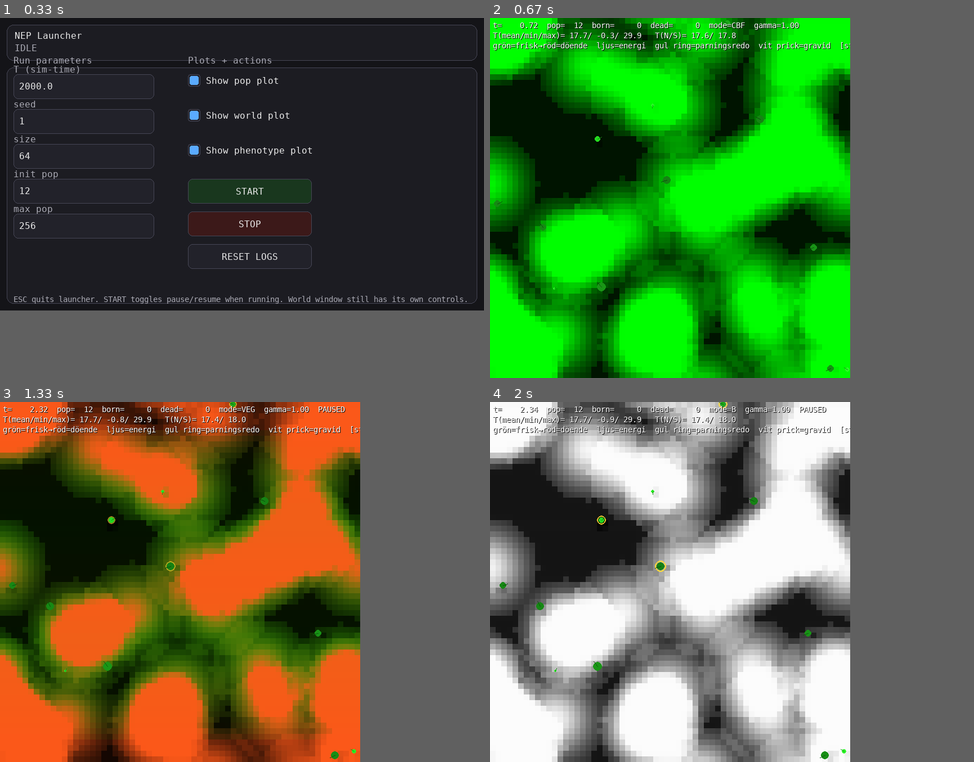
Above: before the commit, frames 1-4 (two rows, left to right).
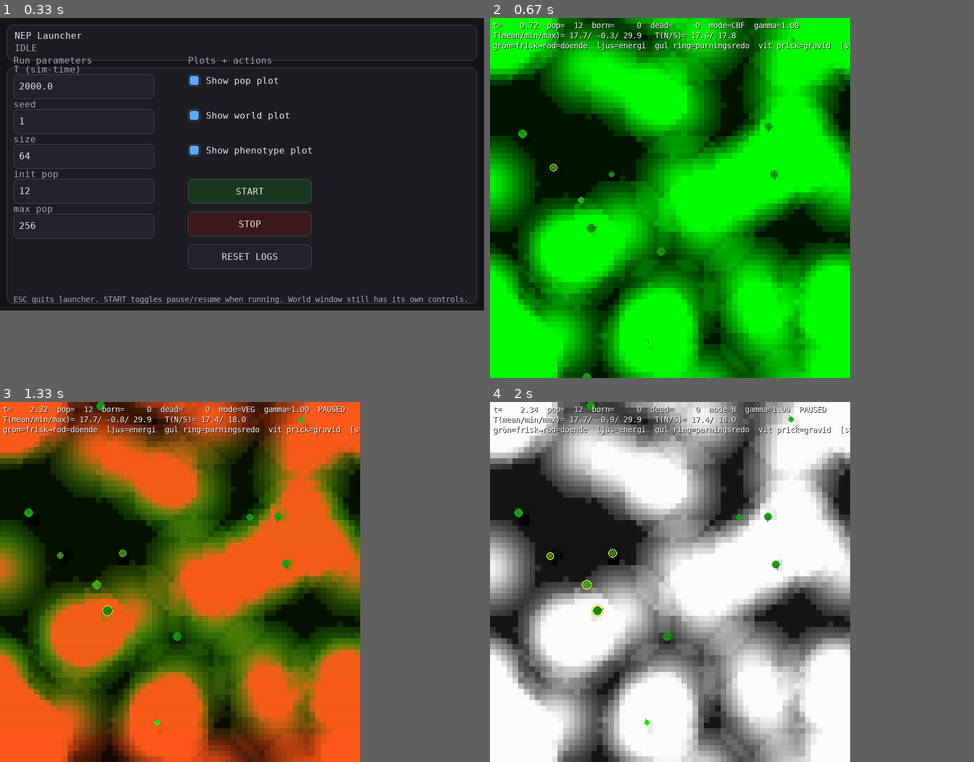
Above: after the commit, the same moments.

Repository: JoakimStorck/nep-process
Game: pygame game, started from nep_gui_launcher.py
Two runs of this game, one before a commit and one after it. Both use one fixed random seed, a clock stepped at 60 frames per second and the inputs below.
Inputs:
- Up to frame 1 (0.33 s): no input
- Up to frame 2 (0.67 s): click "START" at 0.38 s
- Up to frame 3 (1.33 s): tap 5 at 0.67 s; tap Space at 1 s
- Up to frame 4 (2 s): hold Esc 1.33-1.8 s; tap Space at 1.4, 1.7 s; tap 2 at 1.83 s

Frame 1 is identical in both runs. In frame 2, 0.5% of the frame differs, in the area x 0-75%, y 0-100%; in frame 3, 1.0%, in the area x 1-74%, y 0-100%; in frame 4, 0.9%.

Commit message:
Elliptical sensing.

Diff:
--- a/agent.py
+++ b/agent.py
@@ -637,7 +637,18 @@
         m_bio = max(0.0, float(food_bio_kg))
         m_car = max(0.0, float(food_carcass_kg))
 
-        E_in = m_bio * _E_bio + m_car * _E_carcass
+        # Kostpreferens (diet-trait): 0=herbivore, 1=scavenger.
+        # herb_eff och scav_eff är negativt korrelerade — generalisten (0.5)
+        # är sämre på båda än en specialist.
+        # herb_eff(d) = (1-d)^0.7,  scav_eff(d) = d^0.7
+        # Vid d=0: herb=1.00, scav=0.00
+        # Vid d=0.5: herb=0.62, scav=0.62  (generalisten förlorar ~38%)
+        # Vid d=1: herb=0.00, scav=1.00
+        _diet     = float(getattr(pheno, "diet", 0.5))
+        herb_eff  = (1.0 - _diet) ** 0.7
+        scav_eff  = _diet ** 0.7
+
+        E_in = m_bio * _E_bio * herb_eff + m_car * _E_carcass * scav_eff
 
         Et0 = float(self.E_total())
         Ecap0 = _E_cap_per_M * max(1e-9, float(self.M))
--- a/phenotype.py
+++ b/phenotype.py
@@ -48,6 +48,9 @@
     # Genetiskt tillväxtprogram
     M_target: float
 
+    # Kostpreferens: 0=herbivore, 0.5=generalist, 1=scavenger
+    diet: float
+
     # Placeholders / later
     risk_aversion: float
     sociability: float
@@ -83,6 +86,7 @@
 _T_CHILD_M         = 18
 _T_M_REPRO_MIN     = 19
 _T_M_TARGET        = 20   # genetiskt bestämd vuxenmassa
+_T_DIET            = 21   # 0=ren herbivore, 1=ren scavenger
 
 @dataclass(frozen=True)
 class PhenoRanges:
@@ -143,6 +147,10 @@
     M_target_min: float = 0.10
     M_target_max: float = 2.00
 
+    # Kostpreferens — brett intervall för maximal nischuppdelning
+    diet_min: float = 0.0
+    diet_max: float = 1.0
+
     M_repro_min_min: float = 0.15   # var 0.20 — lite lägre för att hinna reproducera
     M_repro_min_max: float = 0.45   # var 0.45
 
@@ -175,6 +183,7 @@
 
     u_mrepro   = _sigmoid(_get_trait(traits, _T_M_REPRO_MIN))
     u_Mtarget  = _sigmoid(_get_trait(traits, _T_M_TARGET))
+    u_diet     = _sigmoid(_get_trait(traits, _T_DIET))
 
     return Phenotype(
         A_mature=float(_lerp(R.A_mature_min, R.A_mature_max, u_mature)),
@@ -203,6 +212,7 @@
         mobility=float(u_mob),
         cold_aversion=float(_lerp(R.cold_aversion_min, R.cold_aversion_max, u_cold)),
         sense_strength=float(u_sense),
+        diet=float(_lerp(R.diet_min, R.diet_max, u_diet)),
     )
 
 
@@ -214,6 +224,7 @@
         "repro_cost": float(p.repro_cost),
         "M_repro_min": float(p.M_repro_min),
         "M_target": float(p.M_target),
+        "diet": float(p.diet),
         "E_rep_min": float(p.E_rep_min),
 
         "metabolism_scale": float(p.metabolism_scale),
--- a/population.py
+++ b/population.py
@@ -58,7 +58,7 @@
     init_pop: int = 12
     max_pop: int = 500   # höjt — naturlig matbrist sätter taket nu, inte detta
 
-    n_traits: int = 21   # M_TARGET (index 20) tillagt
+    n_traits: int = 22   # DIET (index 21) tillagt
 
     spawn_jitter_r: float = 1.5
 
--- a/viewer_pygame.py
+++ b/viewer_pygame.py
@@ -315,18 +315,14 @@
     def _draw_rays(self, pop) -> None:
         """
         Visualiserar sensing-strålarna för varje levande agent.
-        Strålarna ritas som linjer från agenten ut till ray_len-avståndet.
-        Intensitet och färg kodas efter signalstyrka:
-          - Grön kanal: mat (B-fält)
-          - Cyan kanal: kadaver (C-fält)
-          - Svag grå: stråle utan signal (visar skanningsgeometrin)
+        Strållängden per stråle reflekterar ellipsmodellen via sensors._ray_m.
+        Grönt = mat (B), cyan = kadaver (C), svag grå = ingen signal.
         """
         pygame = self.pg
         s     = int(pop.world.WP.size)
         scale = int(self.cfg.scale)
-
-        # Ray-ytan ritas med alpha-blending på en separat yta
-        W_px = s * scale
+        W_px  = s * scale
+
         ray_surf = pygame.Surface((W_px, W_px), pygame.SRCALPHA)
 
         for a in pop.agents:
@@ -337,40 +333,38 @@
             if sensors is None:
                 continue
 
-            n   = int(getattr(sensors, "_n", 0))
-            m   = int(getattr(sensors, "_m", 0))
+            n    = int(getattr(sensors, "_n", 0))
+            m    = int(getattr(sensors, "_m", 0))
             if n <= 0 or m <= 0:
                 continue
 
-            accB = getattr(sensors, "_accB", None)
-            accC = getattr(sensors, "_accC", None)
-            ang  = getattr(sensors, "_ang_base", None)
-            d    = getattr(sensors, "_d",        None)
-            if accB is None or ang is None or d is None:
+            accB  = getattr(sensors, "_accB",    None)
+            accC  = getattr(sensors, "_accC",    None)
+            ang   = getattr(sensors, "_ang_base", None)
+            d     = getattr(sensors, "_d",        None)
+            ray_m = getattr(sensors, "_ray_m",    None)
+            if ang is None or d is None:
                 continue
 
             ax, ay, heading = _get_xy_heading(a)
             px = int(ax * scale) % W_px
             py = int(ay * scale) % W_px
 
-            # Effektivt skanningsdjup: använd _sense_m_eff om tillgängligt
-            m_eff = int(getattr(a, "_sense_m_eff", 0)) or m
-            m_eff = min(m_eff, m)
-            if m_eff <= 0:
-                continue
-            ray_len_px = float(d[m_eff - 1]) * scale
-
             for i in range(n):
+                # Per-stråle räckvidd från ellipsmodellen
+                if ray_m is not None and i < len(ray_m):
+                    depth = max(1, min(int(ray_m[i]), m))
+                else:
+                    depth = m
+                ray_len_px = float(d[depth - 1]) * scale
+
                 angle = float(ang[i]) + heading
                 ex = px + ray_len_px * math.cos(angle)
                 ey = py + ray_len_px * math.sin(angle)
 
-                # Hoppa över strålar som wrappas runt toruset —
-                # de skapar visuella linjer tvärs över hela skärmen.
                 if ex < 0 or ex >= W_px or ey < 0 or ey >= W_px:
                     continue
 
-                # Signalstyrka för denna stråle
                 sig_B = float(accB[i]) if accB is not None else 0.0
                 sig_C = float(accC[i]) if accC is not None else 0.0
                 sig   = max(sig_B, sig_C)
@@ -388,7 +382,7 @@
 
                 pygame.draw.line(ray_surf, color, (px, py), (int(ex), int(ey)), 1)
 
-        pop.world._viewer_ray_surf = ray_surf   # cache för blit
+        pop.world._viewer_ray_surf = ray_surf
 
     def _draw_agents(self, pop) -> None:
         if not self.cfg.draw_agents:
--- a/world.py
+++ b/world.py
@@ -79,7 +79,7 @@
     # Carcass field C [kg per cell]
     # -------------------------
     C_K: float = 1e-3        # kg/cell "practical cap" for numerics (optional)
-    C_decay: float = 0.005   # 1/time
+    C_decay: float = 0.03    # var 0.005 — halveringstid ~23s, försvinner om ingen asätare är nära
     C_diff: float = 0.00     # diffusion coefficient
 
     # --- Perception scaling ---
